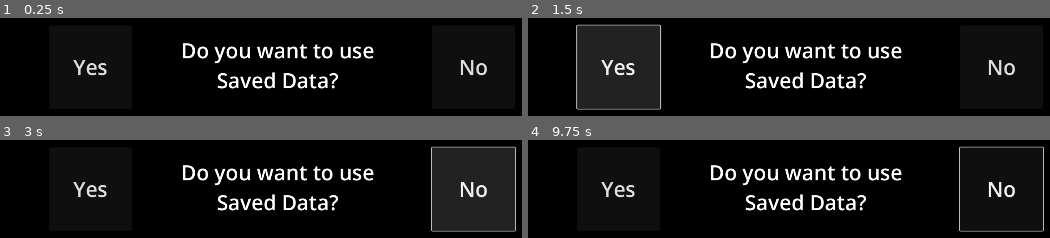
Above: before the commit, frames 1-4 (two rows, left to right).
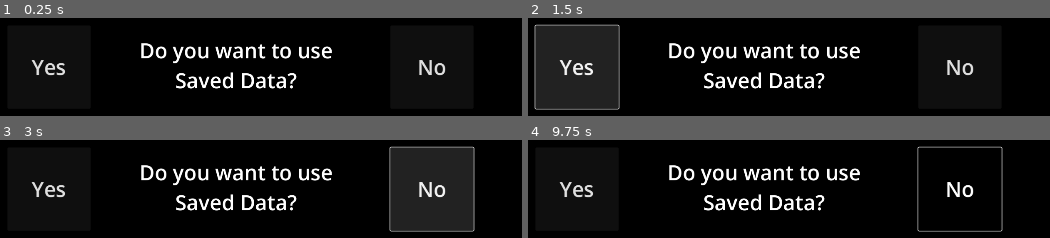
Above: after the commit, the same moments.

Repository: roboblazers7617/FRC-scouting-app
Game: Godot game, scene res://configuration.tscn
The game is run twice, just before and just after one commit, with the same random seed, the same clock (stepped at 60 frames per second) and the same inputs. This scene is started directly instead of the project's main scene.
Inputs (mouse positions are in pixels of both pictures, inside the frame that each line leads up to):
- Up to frame 1 (0.25 s): no input
- Up to frame 2 (1.5 s): click "Yes" at 0.5 s; click "Yes" at 1.25 s
- Up to frame 3 (3 s): click "Yes" at 2 s; click "No" at 2.75 s
- Up to frame 4 (9.75 s): move the mouse to (945, 203) at 3.52 s; click (945, 203) at 3.67 s; move the mouse to (outside the picture) at 4.27 s; click (outside the picture) at 4.42 s; move the mouse to (outside the picture) at 5.02 s; click (outside the picture) at 5.17 s; move the mouse to (outside the picture) at 5.77 s; click (outside the picture) at 5.92 s; move the mouse to (outside the picture) at 6.52 s; click (outside the picture) at 6.67 s; move the mouse to (528, 159) at 7.27 s; click (528, 159) at 7.42 s; move the mouse to (809, 226) at 8.02 s; click (809, 226) at 8.17 s; move the mouse to (outside the picture) at 8.77 s; click (outside the picture) at 8.92 s; move the mouse to (945, 203) at 9.52 s; click (945, 203) at 9.67 s

The runs differ from the first frame. In frame 1, 7.5% of the frame differs, in the area x 5-94%, y 25-73%; in frame 2, 21%, in the area x 1-94%, y 6-94%; in frame 3, 21%; in frame 4, 9.0%.
Error before the commit: Invalid access to property or key 'whitelist' on a base object of type 'Nil'. (res://config.gd:30)
Error after the commit: Trying to assign value of type 'Nil' to a variable of type 'Dictionary'. (res://config.gd:40)

Commit message:
prep for Died_ID

Diff:
--- a/config.gd
+++ b/config.gd
@@ -7,6 +7,17 @@
 @onready var question_label: Label = %question_label
 @onready var main: Node2D = %main
 @onready var use_saved_data: Node2D = %use_saved_data
+@onready var line_edit: LineEdit = %LineEdit
+@onready var button: Button = %Button
+@onready var done: Button = %done
+@onready var item_list: ItemList = %ItemList
+var spreadsheet:Dictionary
+@onready var config_teams: Node2D = %config_teams
+@onready var is_died: Button = %"Is Died"
+
+
+
+
 var spreadsheet_path:="user://frc_scouting_app_spreadsheet_data.json"
 var main_scene:PackedScene = load("res://imports.tscn")
 var current_ans:int
@@ -18,10 +29,10 @@
 # Called when the node enters the scene tree for the first time.
 func _ready() -> void:
 	print("/")
+	config_teams.hide()
 	get_window().files_dropped.connect(files_import)
 	var filestring = FileAccess.get_file_as_string(save_path)
 	var json_data
-	var spreadsheet
 	print(filestring)
 	if filestring != null:
 		main.hide()
@@ -46,12 +57,11 @@
 
 func files_import(files:Array):
 	if !configured:
-
+		Settings.whitelist = []
 		main.show()
 		use_saved_data.hide()
 		configured = true
 		print(files)
-		var spreadsheet:Dictionary
 		for i in files:
 			if i.ends_with(".json"):
 				print("valid file")
@@ -103,7 +113,7 @@
 			center_text_label.text = "Only a JSON is supported"
 		Settings.save()
 		Settings.save_spreadsheet(spreadsheet)
-		get_tree().change_scene_to_packed(main_scene)
+		configure_teams()
 
 
 func _on_dont_track_button_down() -> void:
@@ -130,3 +140,37 @@
 	saved_ans = false
 	use_saved.emit()
 	print("false")
+
+func configure_teams():
+	main.hide()
+	use_saved_data.hide()
+	config_teams.show()
+
+
+
+func _on_button_button_down() -> void:
+	Settings.whitelist = []
+	for i in spreadsheet.values():
+		if i[Settings.team_number_ID] not in Settings.current_teams:
+			Settings.current_teams.append(i[Settings.team_number_ID])
+	get_tree().change_scene_to_packed(main_scene)
+
+
+
+func _on_line_edit_text_submitted(new_text: String) -> void:
+	if new_text.is_valid_int() and new_text not in Settings.current_teams:
+		line_edit.placeholder_text = "Enter what team you want to track"
+		Settings.current_teams.append(new_text)
+		item_list.add_item(new_text,null,false)
+	elif new_text in Settings.current_teams:
+		line_edit.placeholder_text = "You Have Already Entered That"
+	else:
+		line_edit.placeholder_text = "Enter a Valid Team Number"
+
+
+func _on_done_button_down() -> void:
+	get_tree().change_scene_to_packed(main_scene)
+
+
+func _on_is_died_button_down() -> void:
+	pass # Replace with function body.
--- a/configuration.tscn
+++ b/configuration.tscn
@@ -78,36 +78,87 @@
 
 [node name="use_saved_data" type="Node2D" parent="."]
 unique_name_in_owner = true
+visible = false
 
 [node name="yes" type="Button" parent="use_saved_data"]
-offset_left = 500.0
+offset_left = 400.0
 offset_top = 350.0
-offset_right = 700.0
+offset_right = 600.0
 offset_bottom = 550.0
 theme_override_font_sizes/font_size = 50
 text = "Yes"
 
 [node name="no" type="Button" parent="use_saved_data"]
-offset_left = 1420.0
+offset_left = 1320.0
 offset_top = 350.0
-offset_right = 1620.0
+offset_right = 1520.0
 offset_bottom = 550.0
 theme_override_font_sizes/font_size = 50
 text = "No"
 
 [node name="center text label2" type="Label" parent="use_saved_data"]
 unique_name_in_owner = true
-offset_left = 685.0
+offset_left = 585.0
 offset_top = 375.0
-offset_right = 1415.0
+offset_right = 1315.0
 offset_bottom = 516.0
 theme_override_font_sizes/font_size = 50
 text = "Do you want to use
 Saved Data?"
 horizontal_alignment = 1
 
+[node name="config_teams" type="Node2D" parent="."]
+unique_name_in_owner = true
+
+[node name="center text label3" type="Label" parent="config_teams"]
+unique_name_in_owner = true
+offset_left = 585.0
+offset_top = 250.0
+offset_right = 1315.0
+offset_bottom = 391.0
+theme_override_font_sizes/font_size = 50
+text = "Enter teams that you want to Track"
+horizontal_alignment = 1
+autowrap_mode = 3
+
+[node name="LineEdit" type="LineEdit" parent="config_teams"]
+unique_name_in_owner = true
+offset_left = 560.0
+offset_top = 400.0
+offset_right = 1360.0
+offset_bottom = 550.0
+theme_override_font_sizes/font_size = 40
+placeholder_text = "Enter what team you want to track"
+alignment = 1
+
+[node name="Button" type="Button" parent="config_teams"]
+unique_name_in_owner = true
+offset_left = 460.0
+offset_top = 800.0
+offset_right = 1460.0
+offset_bottom = 877.0
+theme_override_font_sizes/font_size = 50
+text = "Use all teams in list"
+
+[node name="done" type="Button" parent="config_teams"]
+unique_name_in_owner = true
+offset_left = 460.0
+offset_top = 600.0
+offset_right = 1460.0
+offset_bottom = 677.0
+theme_override_font_sizes/font_size = 50
+text = "Finished"
+
+[node name="ItemList" type="ItemList" parent="config_teams"]
+unique_name_in_owner = true
+offset_right = 428.0
+offset_bottom = 182.0
+
 [connection signal="button_down" from="main/buttons/don\'t track" to="." method="_on_dont_track_button_down"]
 [connection signal="button_down" from="main/buttons/track" to="." method="_on_track_button_down"]
 [connection signal="button_down" from="main/buttons/Is team number ID" to="." method="_on_is_team_number_id_button_down"]
 [connection signal="button_down" from="use_saved_data/yes" to="." method="_on_yes_button_down"]
 [connection signal="button_down" from="use_saved_data/no" to="." method="_on_no_button_down"]
+[connection signal="text_submitted" from="config_teams/LineEdit" to="." method="_on_line_edit_text_submitted"]
+[connection signal="button_down" from="config_teams/Button" to="." method="_on_button_button_down"]
+[connection signal="button_down" from="config_teams/done" to="." method="_on_done_button_down"]
--- a/settings.gd
+++ b/settings.gd
@@ -6,6 +6,7 @@
 var spreadsheet_path="user://frc_scouting_app_spreadsheet_data.json"
 var save_path := "user://frc_scouting_app_save_data.json"
 var spreadsheet
+var died_ID:String
 var save_data:Dictionary = {
 	"whitelist":whitelist,
 	"current_teams":current_teams,
